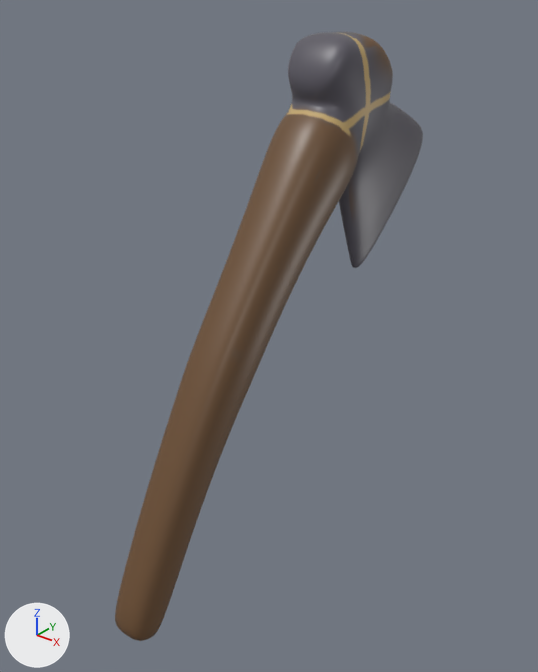
The Blender file city-sim 2.0/Assets/Models/Items/Axe.blend as it was, and as the next commit left it.
Rendered twice from a 50 mm lens placed at (3.33, -2.61, 4.31), pointed at (-0.08, 1.65, 1.67). The axes (+X, +Y, +Z) are drawn at lower left. The lights are the same throughout.
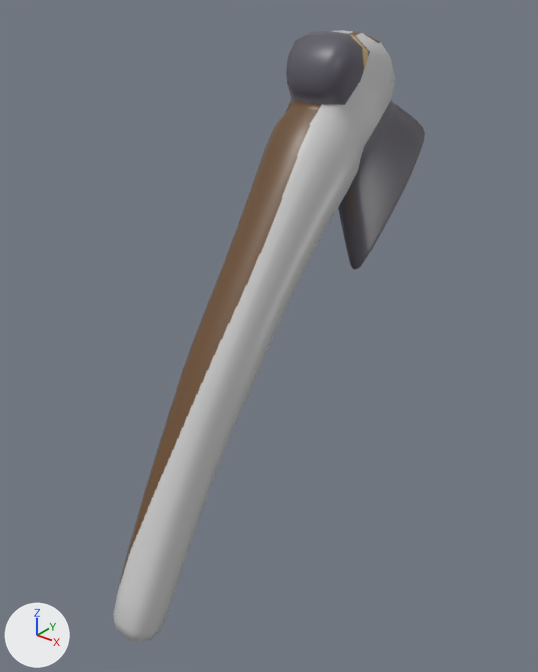
Pixel boxes [x1, y1, x2, y2] of what changed, in the pictures (538 x 672 px):
'Cube', surface changed, modifiers changed (brown to grey)
    before: [115, 32, 423, 641]
    after: [113, 30, 425, 642]
part 1 of me_cube, surface changed (brown to grey)
    before: [115, 32, 393, 640]
    after: [113, 30, 395, 642]

What changed in the scene script:
```text
Change me_cube:
    where me_cube.from_pydata(...)  # 426 vertices, 424 faces; spans x -1.3..1.3, y -2.6..5.2, z -0.7..18.6
    used by ob_cube; location = (0.0, 0.0, 0.0); rotation_euler = (-0.65, 0.0, 0.0), in degrees (-37, 0, 0); scale = (0.254, 0.254, 0.254)
    me_cube part 1: texture (UV) coordinates of 237 of 424 faces, centred in x -1.2..1.2, y -2.0..0.9, z -0.6..18.4, changed; they spanned u 0.03..1.0, v 0.0..0.99 and now span u 0.44..0.82, v 0.01..0.66
Change ob_cube:
    remove _m = ob_cube.modifiers.new('Subdivision', 'SUBSURF')
    remove _m.levels = 2
```
